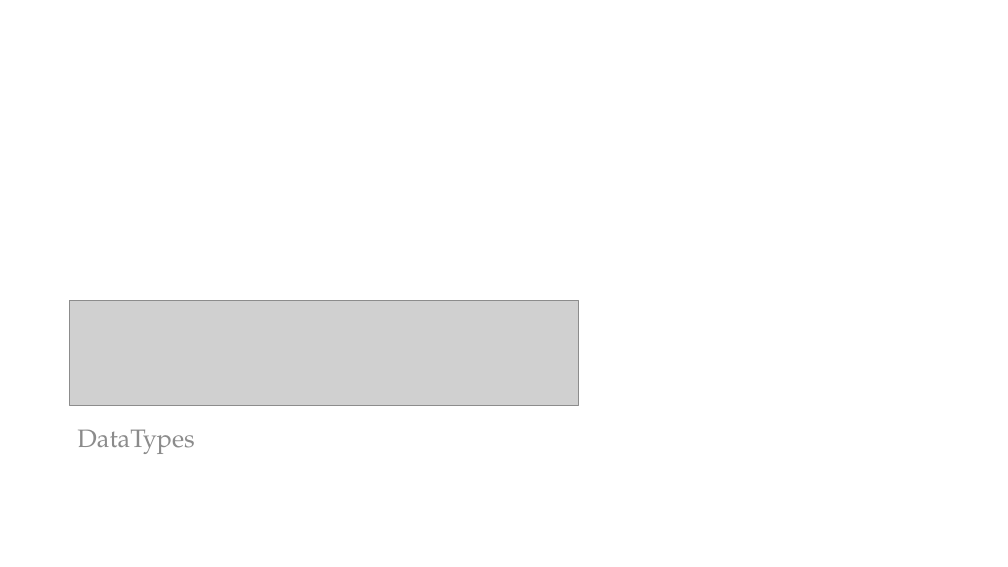
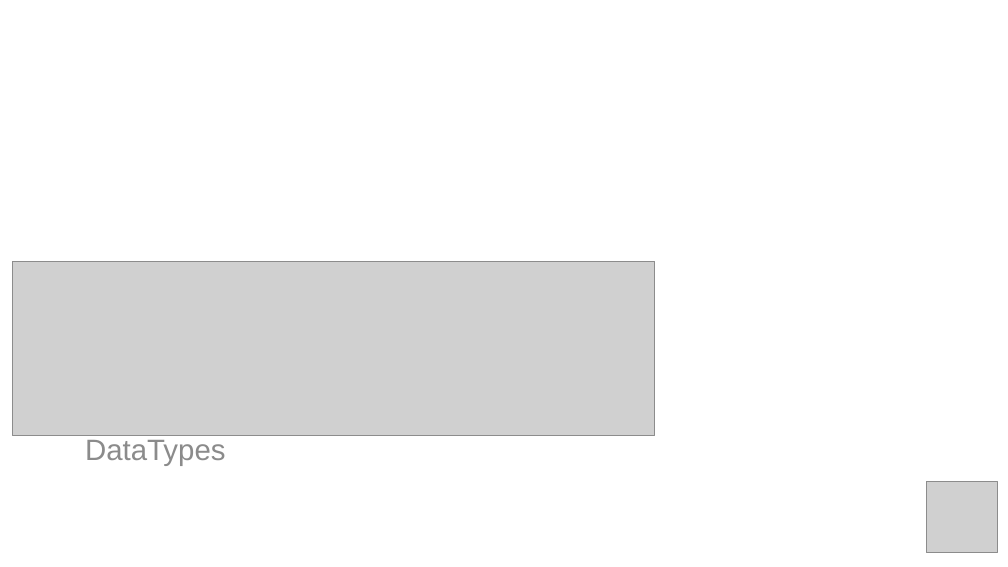
Before and after one commit to PracticumAI/python, a slide deck: slide 15 of presentations/02_variables.pptx. Drawn at 1008x567 pixels with LibreOffice and Linux fonts; fonts in the diff are those of the drawing; grey boxes stand for pictures. Boxes give left, top, right and bottom in pixels: in the first picture for what was removed or moved away, otherwise in the second. Text is boxed around its words. In the diff, an @@ line names an element or a change of style, - is before the commit and + after.

```diff
--- a/presentations/02_variables.pptx
+++ b/presentations/02_variables.pptx
@@ picture added at [12,262,655,436] @@
@@ picture removed at [70,300,578,405] @@
@@ text "DataTypes": place and size @@
-text "DataTypes" at [77,429,195,454]
+text "DataTypes" at [85,440,225,466]
@@ text "DataTypes" at [85,440,225,466]: size 24 to 28 pt, font TeX Gyre Pagella to Arial @@
@@ picture added at [926,482,998,554] @@
```
Also in this commit, not shown: 19 other slides changed, 5 slides added, 6 slides removed, 2 other files.
